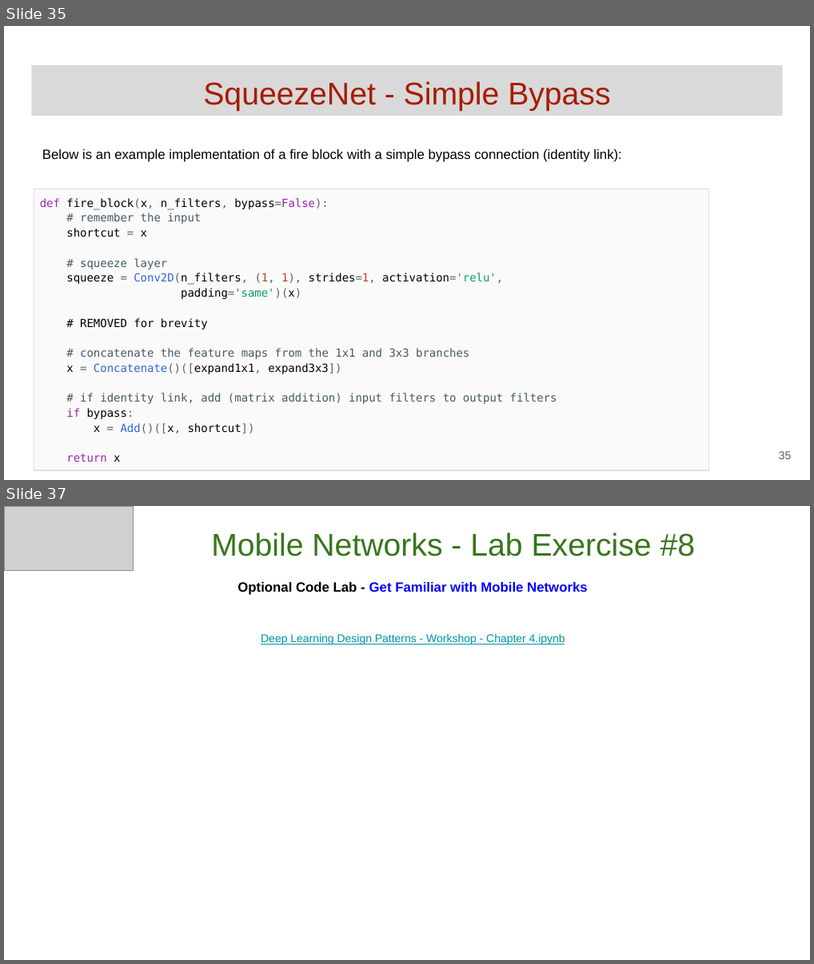
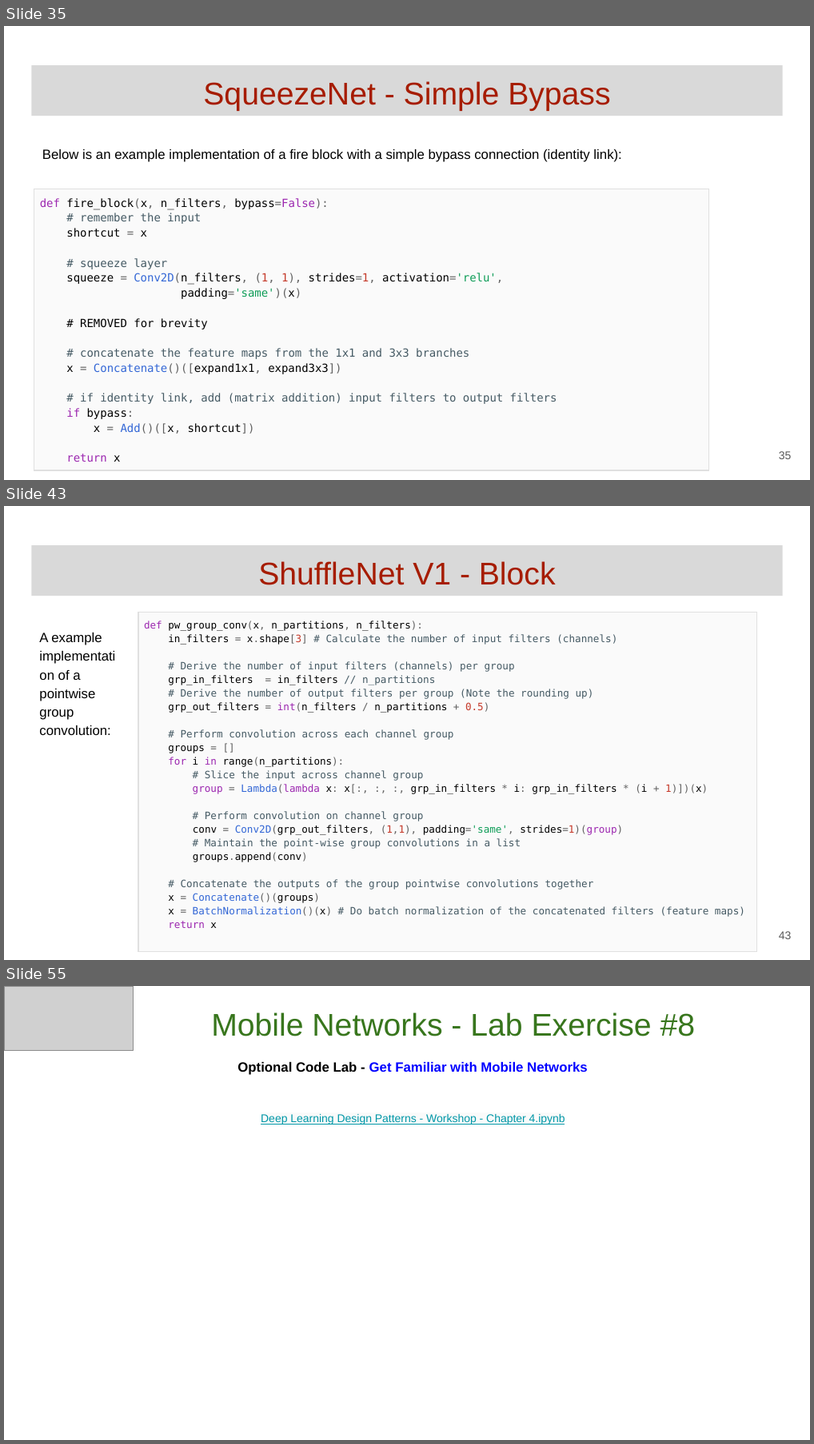
Before and after one commit to GoogleCloudPlatform/keras-idiomatic-programmer, a slide deck: books/deep-learning-design-patterns/Workshops/Junior/Deep Learning Design Patterns - Workshop - Chapter 4.pptx. Shown one above the other, each under a label of ours: slides 35 and 37 before the commit, slides 35, 43 and 55 after it; the slides between them are not shown. The pictures are 814x964 and 814x1444 pixels, drawn with LibreOffice and Linux fonts; fonts in the diff are those of the drawing; grey boxes stand for pictures. Boxes give left, top, right and bottom in pixels: in the first picture for what was removed or moved away, otherwise in the second. Text is boxed around its words. In the diff, an @@ line names an element or a change of style, - is before the commit and + after.

```diff
--- a/books/deep-learning-design-patterns/Workshops/Junior/Deep Learning Design Patterns - Workshop - Chapter 4.pptx
+++ b/books/deep-learning-design-patterns/Workshops/Junior/Deep Learning Design Patterns - Workshop - Chapter 4.pptx
@@ slide 43 added at [4,506,810,960], background #FFFFFF @@
@@ title added at [31,545,783,596], fill #D9D9D9, 28 pt, text #A61C00 @@
+ShuffleNet V1 - Block
@@ table added at [138,612,757,931], 1 rows, 1 columns @@
+def pw_group_conv(x, n_partitions, n_filters): / in_filters = x.shape[3] # Calculate the number of input filters (channels) / # Derive the number of input filters (channels) per group / grp_in_filters = in_filters // n_partitions / # Derive the number of output filters per group (Note the rounding up) / grp_out_filters = int(n_filters / n_partitions + 0.5) / # Perform convolution across each channel group / groups = [] / for i in range(n_partitions): / # Slice the input across channel group / group = Lambda(lambda x: x[:, :, :, grp_in_filters * i: grp_in_filters * (i + 1)])(x) / # Perform convolution on channel group / conv = Conv2D(grp_out_filters, (1,1), padding='same', strides=1)(group) / # Maintain the point-wise group convolutions in a list / groups.append(conv) / # Concatenate the outputs of the group pointwise convolutions together / x = Concatenate()(groups) / x = BatchNormalization()(x) # Do batch normalization of the concatenated filters (feature maps) / return x
@@ text added at [39,632,110,735], 12 pt, text #000000 @@
+A example implementation of a pointwise group convolution:
@@ page number added at [779,931,792,939], 10 pt, text #595959 @@
+43
@@ what was slide 37 is now slide 55 @@
```
Also in this commit, not shown: 1 slide changed, 17 other slides added.
